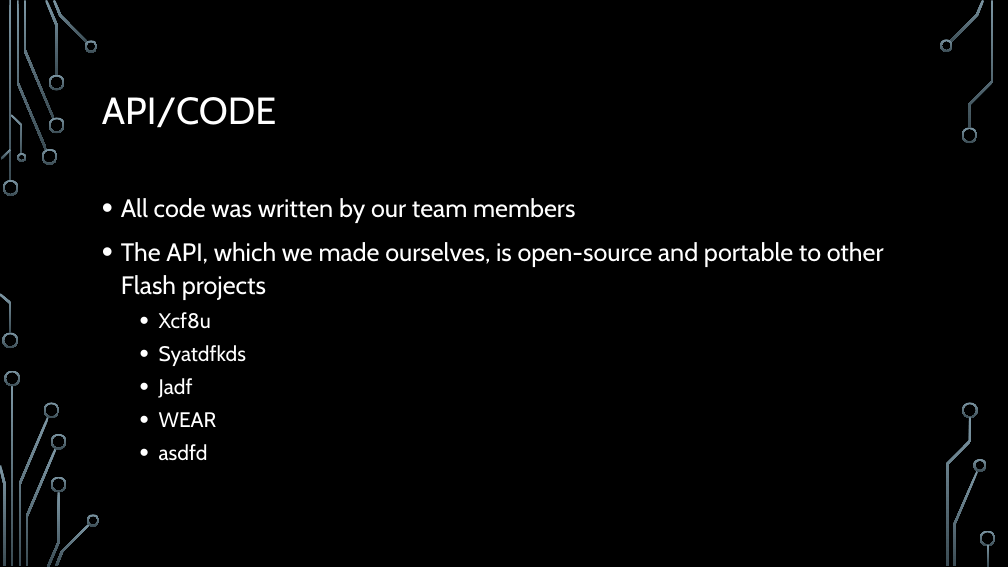
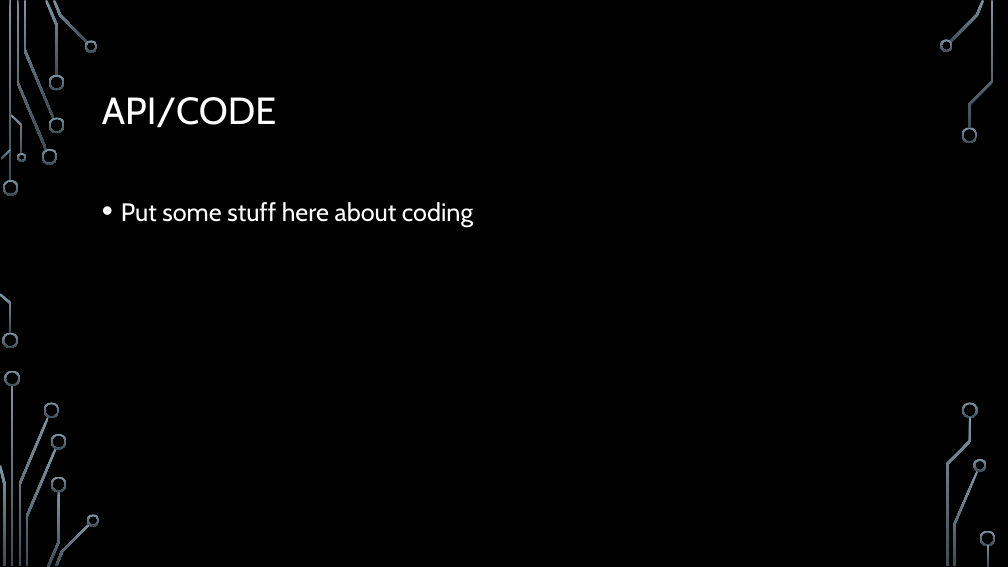
Before and after one commit to MHSCSClub/FBLA_GameSimulation_2014, a slide deck: slide 5 of Powerpoint.pptx. Drawn at 1008x567 pixels with LibreOffice and Linux fonts; fonts in the diff are those of the drawing; background and template pictures are left out. Boxes give left, top, right and bottom in pixels: in the first picture for what was removed or moved away, otherwise in the second. Text is boxed around its words. In the diff, an @@ line names an element or a change of style, - is before the commit and + after.

```diff
--- a/Powerpoint.pptx
+++ b/Powerpoint.pptx
@@ text at (121,202,473,227): text changed @@
-• All code was written by our team members
-• The API, which we made ourselves, is open-source and portable to other Flash projects
-  • Xcf8u
-  • Syatdfkds
-  • Jadf
-  • WEAR
-  • asdfd
+• Put some stuff here about coding
```
Also in this commit, not shown: 4 other slides changed, 1 slide added, 1 slide removed.
